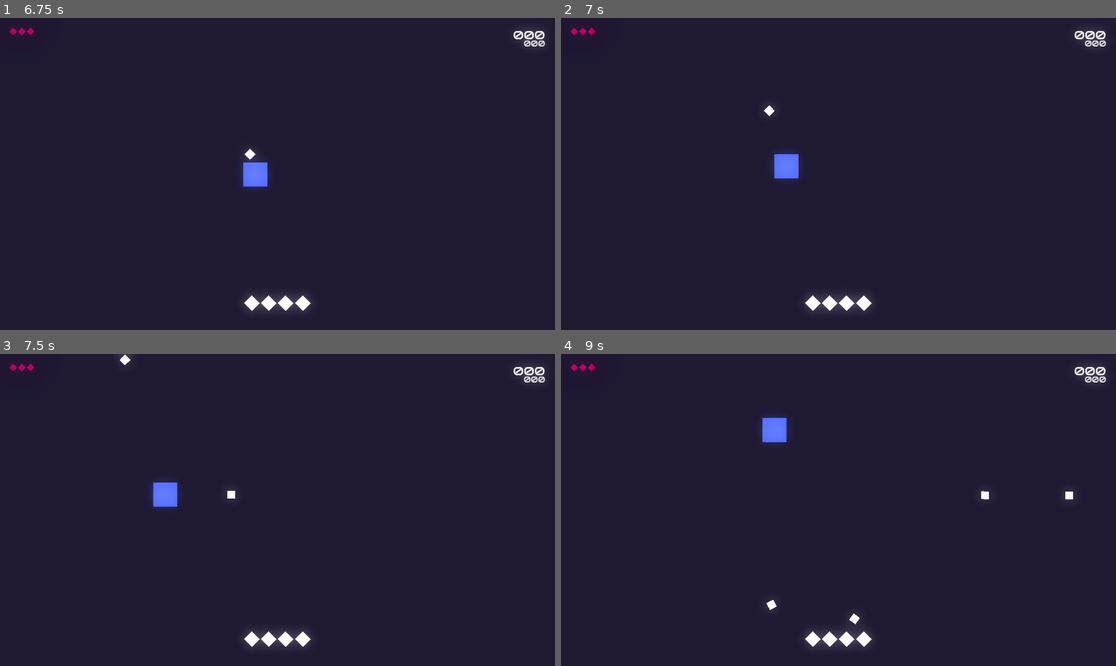
Above: before the commit, frames 1-4 (two rows, left to right).
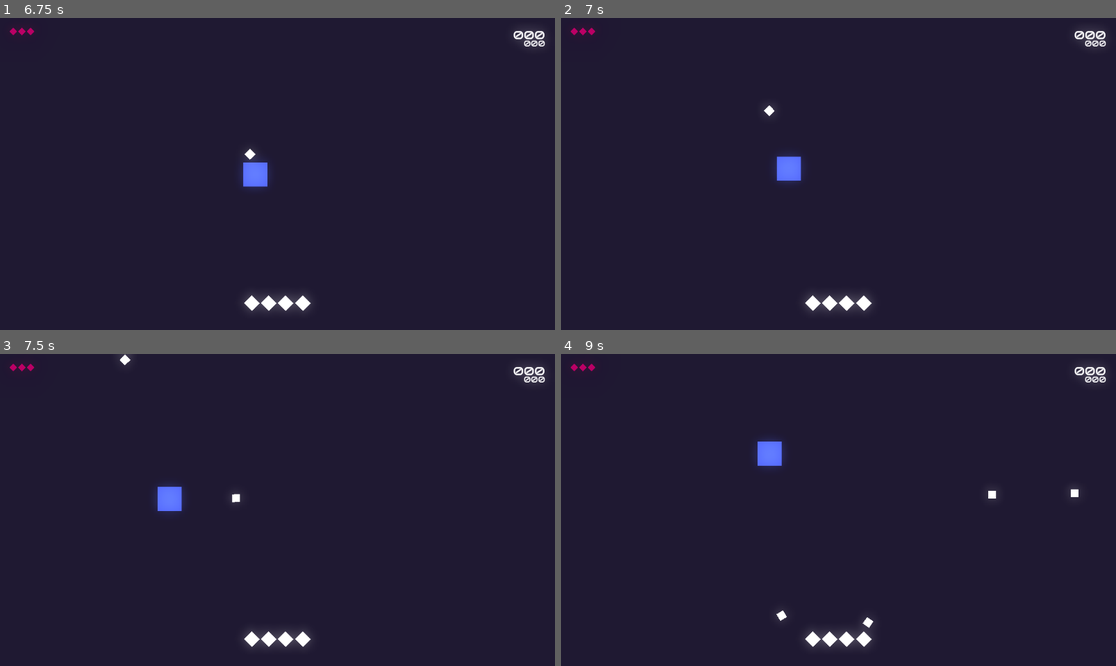
Above: after the commit, the same moments.

Repository: matheusmondenez/my-first-platform-game
Game: Godot game, scene res://wave_shooter/ui/main_menu.tscn
Same seed, same stepped clock (60 frames per second), same inputs: the game is played once before the commit and once after it.
Inputs (mouse positions are in pixels of both pictures, inside the frame that each line leads up to):
- Up to frame 1 (6.75 s): click "START" at 0.5 s; tap Enter at 1.25, 4.25, 6.5 s; move the mouse to (399, 158) at 1.27 s; press the mouse at (399, 158) at 1.28 s; hold D (right) 1.28-2.78 s; tap W (up) at 1.52, 1.55, 1.82, 2.1, 2.27, 2.57, 3.77, 4.07, 4.52, 4.55, 4.82, 5.1, 5.27, 5.57 s; move the mouse to (166, 189) at 2.02 s; release the mouse at (166, 189) at 2.03 s; click (166, 189) at 2.3 s; move the mouse to (333, 105) at 2.77 s; hold A (left) 2.78-3.53 s; hold W (up) 2.78-3.53 s; tap Space (dash) at 2.85, 3.5, 5, 5.85 s; move the mouse to (249, 236) at 3.52 s; hold D (right) 3.53-5.03 s; click (249, 236) at 3.6 s; move the mouse to (444, 220) at 4.27 s; press the mouse at (444, 220) at 4.28 s; move the mouse to (111, 127) at 5.02 s; release the mouse at (111, 127) at 5.03 s; hold A (left) 5.03-5.78 s; click (111, 127) at 5.3 s; move the mouse to (305, 174) at 5.77 s; hold D (right) 5.78-6.53 s; hold W (up) 5.78-6.53 s; move the mouse to (194, 96) at 6.52 s; hold A (left) from 6.53 s (still down); click (194, 96) at 6.6 s
- Up to frame 2 (7 s): keep holding A (left); tap W (up) at 6.77 s
- Up to frame 3 (7.5 s): keep holding A (left); tap W (up) at 7.07 s; move the mouse to (399, 494) at 7.27 s; press the mouse at (399, 494) at 7.28 s
- Up to frame 4 (9 s): tap W (up) at 7.52, 7.55, 7.82, 8.1, 8.27, 8.57 s; move the mouse to (727, 525) at 8.02 s; release A (left) at 8.03 s; release the mouse at (727, 525) at 8.03 s; hold D (right) from 8.03 s (still down); click (727, 525) at 8.3 s; move the mouse to (894, 441) at 8.77 s; hold W (up) from 8.78 s (still down); tap Space (dash) at 8.85 s

Frame 1 is identical in both runs. In frame 2, 0.1% of the frame differs, in the area x 38-44%, y 43-53%; in frame 3, 0.3%; in frame 4, 1.0%, in the area x 35-94%, y 19-88%.

Commit message:
implements triple shot

Diff:
--- a/wave_shooter/entities/player/player.gd
+++ b/wave_shooter/entities/player/player.gd
@@ -44,10 +44,8 @@
 
 func move(delta) -> void:
 	var motion: Vector2 = Vector2.ZERO
-	motion.x = int(Input.is_action_pressed("right")) - int(Input.is_action_pressed("left"))
-	motion.y = int(Input.is_action_pressed("down")) - int(Input.is_action_pressed("up"))
-	global_position.x = clamp(global_position.x, 24, 1127)
-	global_position.y = clamp(global_position.y, 24, 624)
+	motion = Input.get_vector("left", "right", "up", "down")
+	global_position = Vector2(clamp(global_position.x, 24, 1127), clamp(global_position.y, 24, 624))
 	global_position += speed * motion * delta
 
 func dash() -> void:
@@ -56,6 +54,11 @@
 
 func shot() -> void:
 	Global.instance_node(projectile_scene, global_position, Global.parent_node_creation)
+	if power_ups.find("triple_shot") >= 0:
+		var left_shot = Global.instance_node(projectile_scene, global_position, Global.parent_node_creation)
+		left_shot.angle = 345
+		var right_shot = Global.instance_node(projectile_scene, global_position, Global.parent_node_creation)
+		right_shot.angle = -345
 	is_loaded = false
 	$Timer.start()
 
--- a/wave_shooter/entities/player/projectile.gd
+++ b/wave_shooter/entities/player/projectile.gd
@@ -3,6 +3,7 @@
 var move: Vector2 = Vector2(1, 0)
 var speed: int = 500
 var unique_direction: bool = true
+var angle: int = 0
 
 func _ready() -> void:
 	pass
@@ -11,7 +12,7 @@
 	if unique_direction:
 		look_at(get_global_mouse_position())
 		unique_direction = false
-	global_position += move.rotated(rotation) * speed * delta
+	global_position += move.rotated(rotation - angle) * speed * delta
 
 func _on_shoot_screen_exited() -> void:
 	queue_free()
